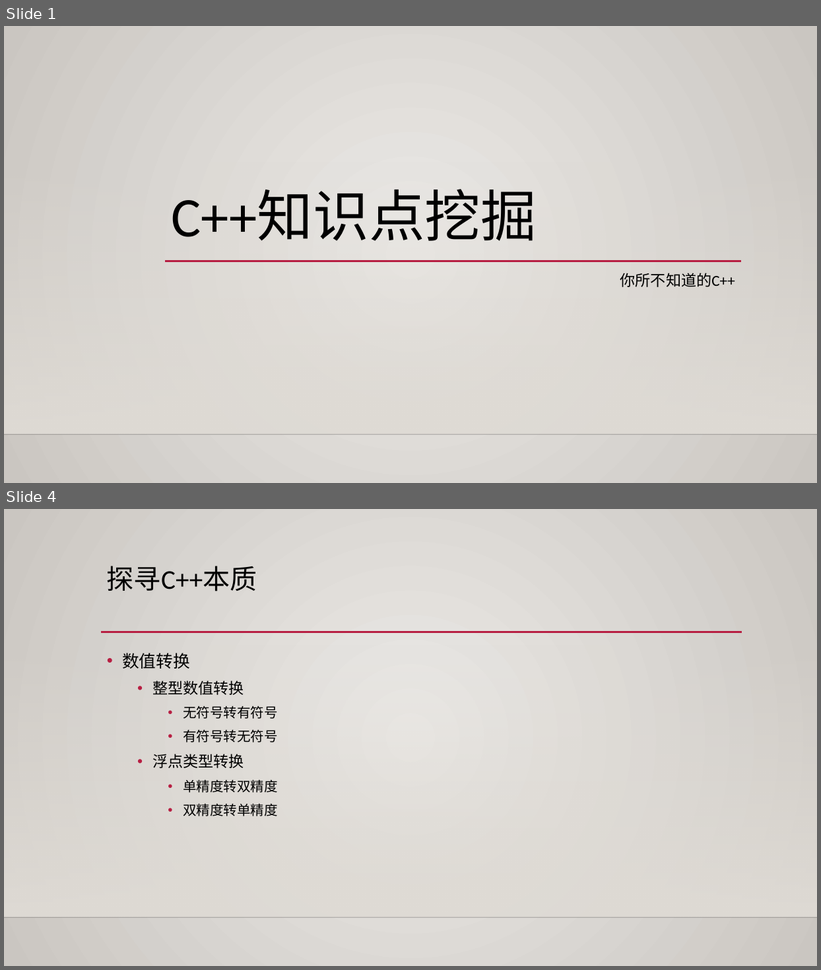
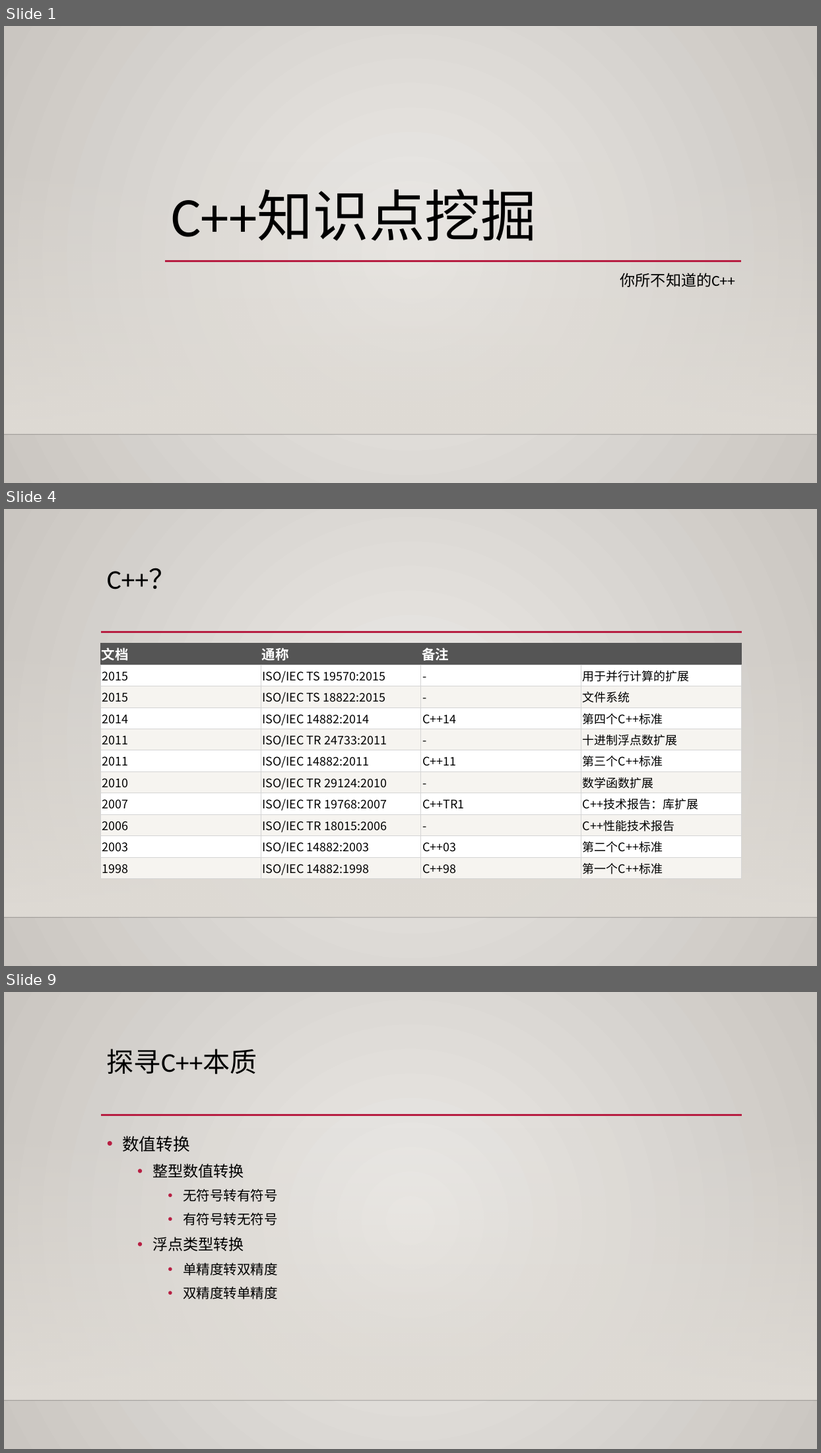
Before and after one commit to albertclass/Lessons, a slide deck: advance c++/courseware.pptx. Shown one above the other, each under a label of ours: slides 1 and 4 before the commit, slides 1, 4 and 9 after it; the slides between them are not shown. The pictures are 821x970 and 821x1453 pixels, drawn with LibreOffice and Linux fonts; fonts in the diff are those of the drawing; background and template pictures are left out. Boxes give left, top, right and bottom in pixels: in the first picture for what was removed or moved away, otherwise in the second. Text is boxed around its words. In the diff, an @@ line names an element or a change of style, - is before the commit and + after.

```diff
--- a/advance c++/courseware.pptx
+++ b/advance c++/courseware.pptx
@@ slide 4 added at bbox=[4, 509, 817, 966], background gradient #ECEAE7 to #CAC7C1; not listed: 3 template elements that a slide beside it also shows @@
@@ title added at bbox=[107, 568, 176, 590], 32 pt, text #000000 @@
+C++？
@@ table added at bbox=[101, 643, 743, 879], 11 rows, 4 columns @@
+文档 | 通称 | 备注 | 
+2015 | ISO/IEC TS 19570:2015 | - | 用于并行计算的扩展
+2015 | ISO/IEC TS 18822:2015 | - | 文件系统
+2014 | ISO/IEC 14882:2014 | C++14 | 第四个C++标准
+2011 | ISO/IEC TR 24733:2011 | - | 十进制浮点数扩展
+2011 | ISO/IEC 14882:2011 | C++11 | 第三个C++标准
+2010 | ISO/IEC TR 29124:2010 | - | 数学函数扩展
+2007 | ISO/IEC TR 19768:2007 | C++TR1 | C++技术报告：库扩展
+2006 | ISO/IEC TR 18015:2006 | - | C++性能技术报告
+2003 | ISO/IEC 14882:2003 | C++03 | 第二个C++标准
+1998 | ISO/IEC 14882:1998 | C++98 | 第一个C++标准
@@ what was slide 4 is now slide 9 @@
```
Also in this commit, not shown: 2 slides changed, 4 other slides added, 6 other files.
